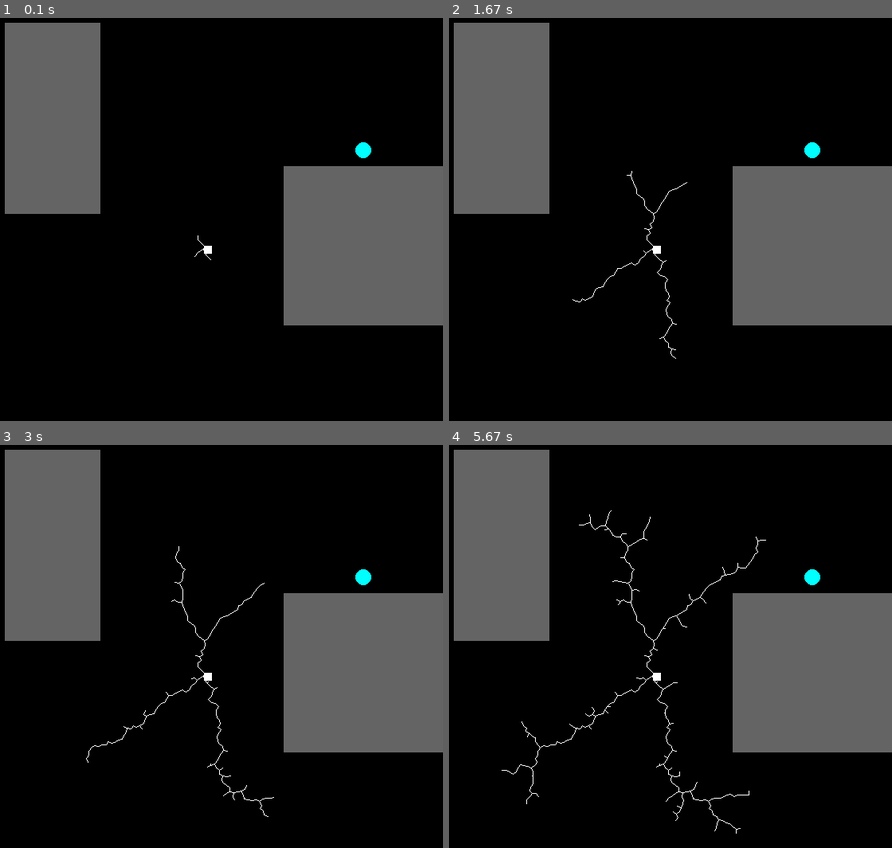
Above: before the commit, frames 1-4 (two rows, left to right).
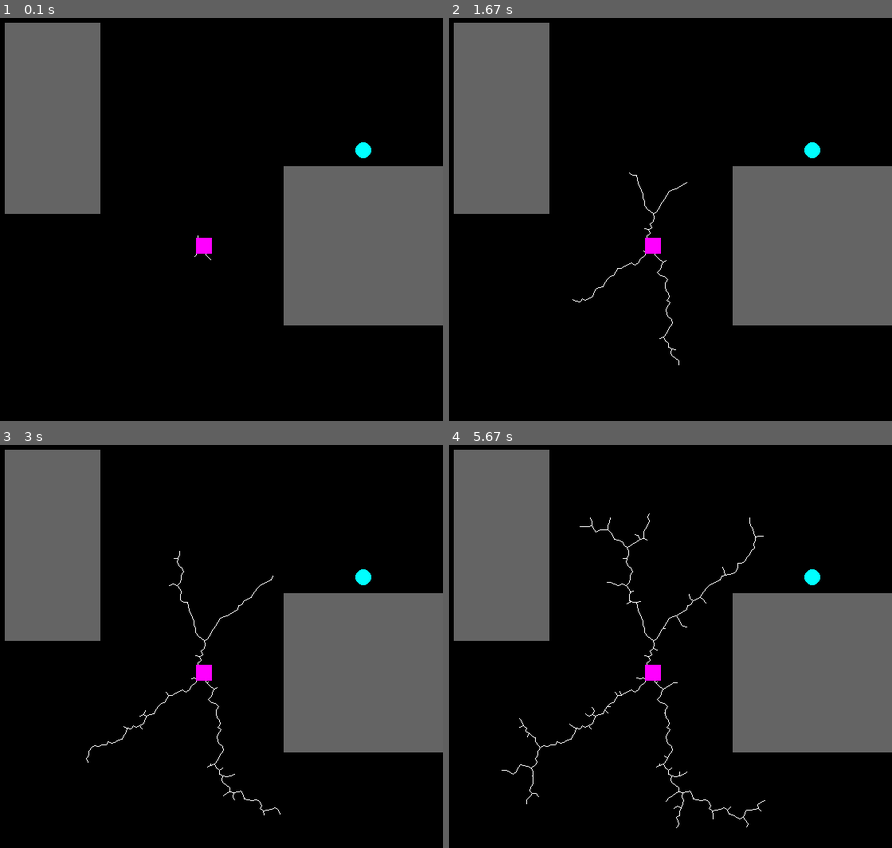
Above: after the commit, the same moments.

Repository: paulaksm/AIProj
Game: pygame game, started from environment.py
The game is run twice, just before and just after one commit, with the same random seed, the same clock (stepped at 60 frames per second) and the same inputs.
Inputs:
- Up to frame 1 (0.1 s): no input
- Up to frame 2 (1.67 s): no input
- Up to frame 3 (3 s): no input
- Up to frame 4 (5.67 s): no input

The runs differ from the first frame. In frame 1, 0.1% of the frame differs, in the area x 44-48%, y 54-59%; in frame 2, 0.2%; in frame 3, 0.3%; in frame 4, 0.5%, in the area x 15-72%, y 16-97%.

Commit message:
Added constants for robot dims
can now control robot width and height with ROBOT_WIDTH and ROBOT_HEIGHT

Diff:
--- a/environment.py
+++ b/environment.py
@@ -15,6 +15,8 @@
 SIZE = WIDTH, HEIGHT = 600, 600
 N_TRASHCANS = 1
 N_ROBOTS = 1
+ROBOT_WIDTH = 20
+ROBOT_HEIGHT = 20
 MAX_NODES = 10000
 
 screen = pygame.display.set_mode(SIZE);
@@ -45,7 +47,7 @@
 def collides(p):
     "checks if a rectangle collides with the walls"
     for i in walls:
-        if i.colliderect(pygame.Rect([p[0] - 10/2, p[1] - 10/2, 10, 10])):
+        if i.colliderect(pygame.Rect([p[0] - ROBOT_WIDTH/2, p[1] - ROBOT_HEIGHT/2, ROBOT_WIDTH, ROBOT_HEIGHT])):
             return True
     return False
 
@@ -111,7 +113,7 @@
     goal_dist = 0
 
     robot = [300, 300]
-    objRobot = pygame.Rect([robot[0], robot[1], 10, 10])
+    objRobot = pygame.Rect([robot[0] - ROBOT_WIDTH/2, robot[1] - ROBOT_HEIGHT/2, ROBOT_WIDTH, ROBOT_HEIGHT])
 
 
     while running:
@@ -166,7 +168,7 @@
                 print("Checked trashcan", idx)
 
 
-        pygame.draw.rect(screen, (255, 255, 255), objRobot)
+        pygame.draw.rect(screen, (255, 0, 255), objRobot)
         for event in pygame.event.get():
             if event.type == pygame.QUIT or (event.type == KEYDOWN and event.key == K_ESCAPE):
                 running = False
